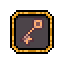
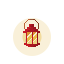
Before/after of a w=64, h=64 layered artwork. What changed in the layer stack:
hid "28" over <box>20,18,44,46</box>
showed "Layer 2 copy" over <box>23,19,40,47</box>
added layer "Ellipse 1" (77%) above "Layer 2" over <box>13,18,51,56</box>
hid "Layer 1" over <box>10,10,54,54</box>
